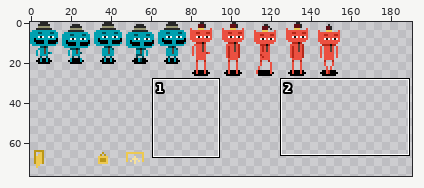
Edited in one commit: sprite sheet (res/sprites.png). The first picture is a wide view before the edit; the outline marks the close-up.
Close-up. Old version:
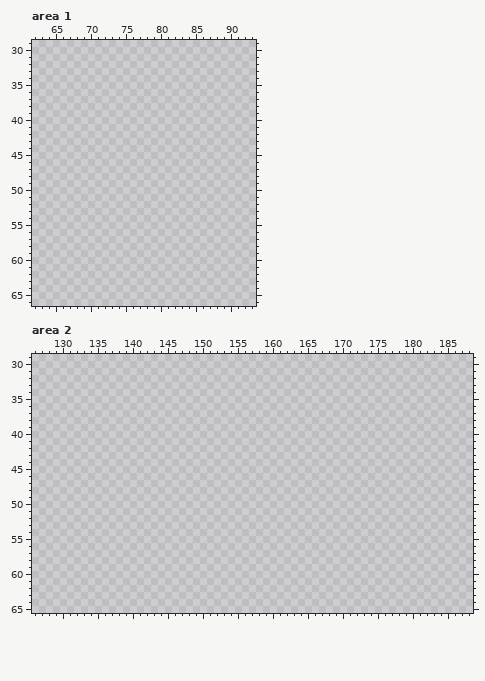
The file is 256x256 pixels. Shown: area 1: x 62..93, y 29..66; area 2: x 126..188, y 29..65. The wide view leaves out empty margins. The commit also changed other parts of the picture, which this record leaves out.
The same view after the edit:
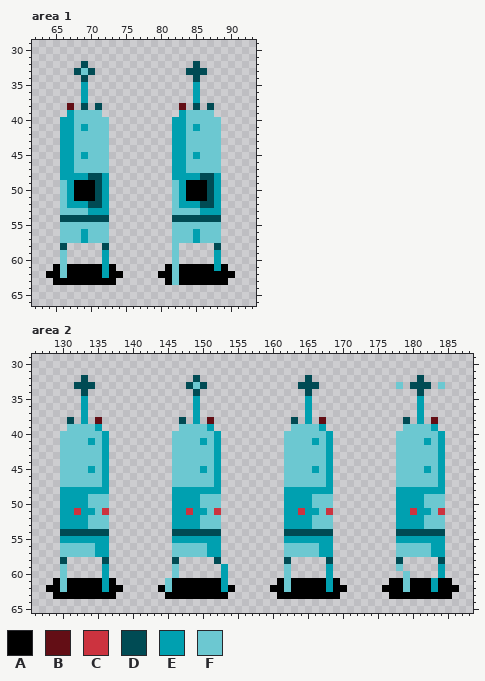
Palette (. is transparent): A #000000  B #630e15  C #cc333f  D #004b54  E #00a0b0  F #6cc8d1
Difference:
--- area 1
@@ x 62..93 @@
 31 ................................
-32 ................................
-33 ................................
-34 ................................
-35 ................................
-36 ................................
-37 ................................
-38 ................................
-39 ................................
-40 ................................
-41 ................................
-42 ................................
-43 ................................
-44 ................................
-45 ................................
-46 ................................
-47 ................................
-48 ................................
-49 ................................
-50 ................................
-51 ................................
-52 ................................
-53 ................................
-54 ................................
-55 ................................
-56 ................................
-57 ................................
-58 ................................
-59 ................................
-60 ................................
-61 ................................
-62 ................................
-63 ................................
+32 .......D...............D........
+33 ......DFD.............DDD.......
+34 .......D...............D........
+35 .......E...............E........
+36 .......E...............E........
+37 .......E...............E........
+38 .....B.D.D...........B.D.D......
+39 .....EFFFF...........EFFFF......
+40 ....EEFFFFF.........EEFFFFF.....
+41 ....EEFEFFF.........EEFEFFF.....
+42 ....EEFFFFF.........EEFFFFF.....
+43 ....EEFFFFF.........EEFFFFF.....
+44 ....EEFFFFF.........EEFFFFF.....
+45 ....EEFEFFF.........EEFEFFF.....
+46 ....EEFFFFF.........EEFFFFF.....
+47 ....EEFFFFF.........EEFFFFF.....
+48 ....EEEEDDE.........EEEEDDE.....
+49 ....FEAAADE.........FEAAADE.....
+50 ....FEAAADE.........FEAAADE.....
+51 ....FEAAADE.........FEAAADE.....
+52 ....FEEEDDE.........FEEEDDE.....
+53 ....FFFFEEE.........FFFFEEE.....
+54 ....DDDDDDD.........DDDDDDD.....
+55 ....FFFFFFF.........FFFFFFF.....
+56 ....FFFEFFF.........FFFEFFF.....
+57 ....FFFEFFF.........FFFEFFF.....
+58 ....D.....D.........F.....D.....
+59 ....F.....E.........F.....E.....
+60 ....F.....E.........F.....E.....
+61 ...AFAAAAAEA.......AFAAAAAEA....
+62 ..AAFAAAAAEAA.....AAFAAAAAAAA...
+63 ...AAAAAAAAA.......AFAAAAAAA....
 64 ................................
--- area 2
@@ x 126..188 @@
 31 ...............................................................
-32 ...............................................................
-33 ...............................................................
-34 ...............................................................
-35 ...............................................................
-36 ...............................................................
-37 ...............................................................
-38 ...............................................................
-39 ...............................................................
-40 ...............................................................
-41 ...............................................................
-42 ...............................................................
-43 ...............................................................
-44 ...............................................................
-45 ...............................................................
-46 ...............................................................
-47 ...............................................................
-48 ...............................................................
-49 ...............................................................
-50 ...............................................................
-51 ...............................................................
-52 ...............................................................
-53 ...............................................................
-54 ...............................................................
-55 ...............................................................
-56 ...............................................................
-57 ...............................................................
-58 ...............................................................
-59 ...............................................................
-60 ...............................................................
-61 ...............................................................
-62 ...............................................................
-63 ...............................................................
+32 .......D...............D...............D...............D.......
+33 ......DDD.............DFD.............DDD...........F.DDD.F....
+34 .......D...............D...............D...............D.......
+35 .......E...............E...............E...............E.......
+36 .......E...............E...............E...............E.......
+37 .......E...............E...............E...............E.......
+38 .....D.E.B...........D.E.B...........D.E.B...........D.E.B.....
+39 .....FFFFE...........FFFFE...........FFFFE...........FFFFE.....
+40 ....FFFFFFE.........FFFFFFE.........FFFFFFE.........FFFFFFE....
+41 ....FFFFEFE.........FFFFEFE.........FFFFEFE.........FFFFEFE....
+42 ....FFFFFFE.........FFFFFFE.........FFFFFFE.........FFFFFFE....
+43 ....FFFFFFE.........FFFFFFE.........FFFFFFE.........FFFFFFE....
+44 ....FFFFFFE.........FFFFFFE.........FFFFFFE.........FFFFFFE....
+45 ....FFFFEFE.........FFFFEFE.........FFFFEFE.........FFFFEFE....
+46 ....FFFFFFE.........FFFFFFE.........FFFFFFE.........FFFFFFE....
+47 ....FFFFFFE.........FFFFFFE.........FFFFFFE.........FFFFFFE....
+48 ....EEEEEEE.........EEEEEEE.........EEEEEEE.........EEEEEEE....
+49 ....EEEEFFF.........EEEEFFF.........EEEEFFF.........EEEEFFF....
+50 ....EEEEFFF.........EEEEFFF.........EEEEFFF.........EEEEFFF....
+51 ....EECEEFC.........EECEEFC.........EECEEFC.........EECEEFC....
+52 ....EEEEFFF.........EEEEFFF.........EEEEFFF.........EEEEFFF....
+53 ....EEEEFFF.........EEEEFFF.........EEEEFFF.........EEEEFFF....
+54 ....DDDDDDD.........DDDDDDD.........DDDDDDD.........DDDDDDD....
+55 ....EEEEEEE.........EEEEEEE.........EEEEEEE.........EEEEEEE....
+56 ....FFFFFEE.........FFFFFEE.........FFFFFEE.........FFFFFEE....
+57 ....FFFFFEE.........FFFFFEE.........FFFFFEE.........FFFFFEE....
+58 ....D.....D.........D.....D.........D.....D.........D.....D....
+59 ....F.....E.........F......E........F.....E.........F.....E....
+60 ....F.....E.........F......E........F.....E..........F....E....
+61 ...AFAAAAAEA.......FAAAAAAAE.......AFAAAAAEA.......AAFAAAEAA...
+62 ..AAFAAAAAEAA.....AFAAAAAAAEA.....AAFAAAAAEAA.....AAAFAAAEAAA..
+63 ...AAAAAAAAA.......AAAAAAAAA.......AAAAAAAAA.......AAAAAAAAA...
 64 ...............................................................
